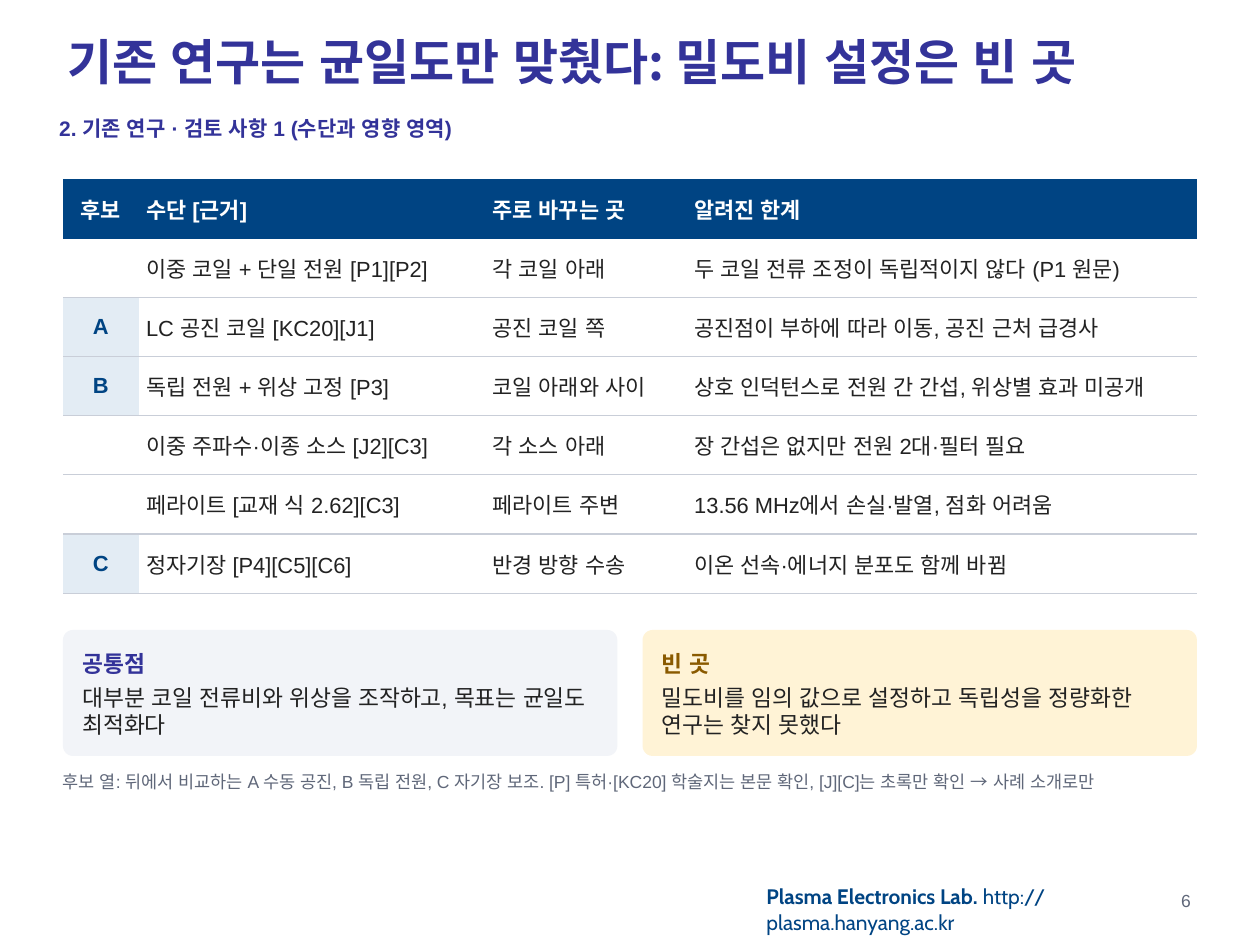
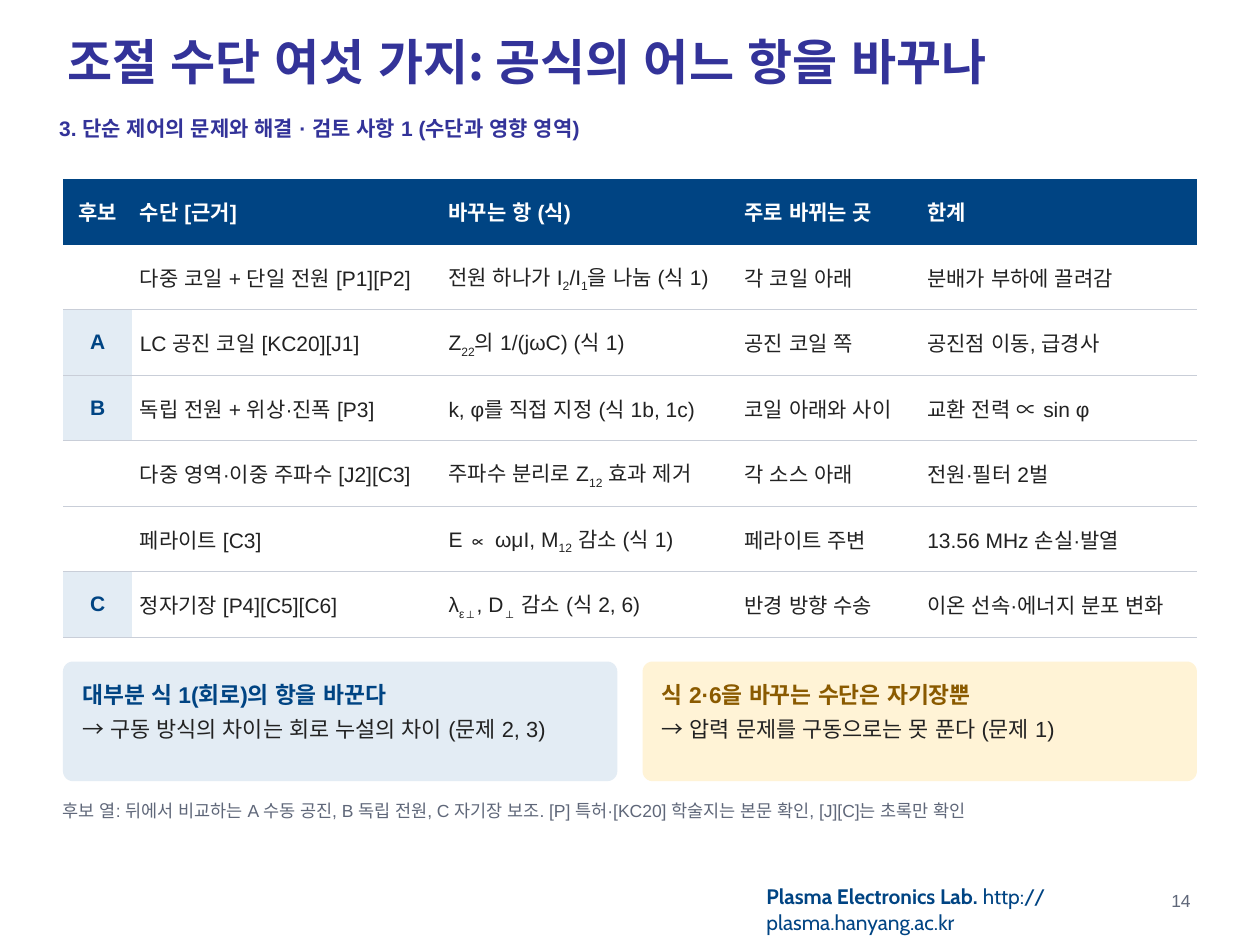
Before and after one commit to garlicjam-pyo/plasma, a slide deck: slide 14 of presentations/1차발표_최종.pptx (slide 6 before the commit). Drawn at 1260x945 pixels with LibreOffice and Linux fonts; fonts in the diff are those of the drawing; background and template pictures are left out. Boxes give left, top, right and bottom in pixels: in the first picture for what was removed or moved away, otherwise in the second. Text is boxed around its words. In the diff, an @@ line names an element or a change of style, - is before the commit and + after.

```diff
--- a/presentations/1차발표_최종.pptx
+++ b/presentations/1차발표_최종.pptx
@@ title at [67,38,986,85]: text changed @@
-기존 연구는 균일도만 맞췄다: 밀도비 설정은 빈 곳
+조절 수단 여섯 가지: 공식의 어느 항을 바꾸나
@@ text at [59,118,580,141]: text changed @@
-2. 기존 연구 · 검토 사항 1 (수단과 영향 영역)
+3. 단순 제어의 문제와 해결 · 검토 사항 1 (수단과 영향 영역)
@@ table at [63,179,1197,638] @@
-column 2: 수단 [근거] | 이중 코일 + 단일 전원 [P1][P2] | LC 공진 코일 [KC20][J1] | 독립 전원 + 위상 고정 [P3] | 이중 주파수·이종 소스 [J2][C3] | 페라이트 [교재 식 2.62][C3] | 정자기장 [P4][C5][C6]
-column 3: 주로 바꾸는 곳 | 각 코일 아래 | 공진 코일 쪽 | 코일 아래와 사이 | 각 소스 아래 | 페라이트 주변 | 반경 방향 수송
-column 4: 알려진 한계 | 두 코일 전류 조정이 독립적이지 않다 (P1 원문) | 공진점이 부하에 따라 이동, 공진 근처 급경사 | 상호 인덕턴스로 전원 간 간섭, 위상별 효과 미공개 | 장 간섭은 없지만 전원 2대·필터 필요 | 13.56 MHz에서 손실·발열, 점화 어려움 | 이온 선속·에너지 분포도 함께 바뀜
+column 2: 수단 [근거] | 다중 코일 + 단일 전원 [P1][P2] | LC 공진 코일 [KC20][J1] | 독립 전원 + 위상·진폭 [P3] | 다중 영역·이중 주파수 [J2][C3] | 페라이트 [C3] | 정자기장 [P4][C5][C6]
+column 3: 바꾸는 항 (식) | 전원 하나가 I2/I1을 나눔 (식 1) | Z22의 1/(jωC) (식 1) | k, φ를 직접 지정 (식 1b, 1c) | 주파수 분리로 Z12 효과 제거 | E ∝ ωμI, M12 감소 (식 1) | λε⊥, D⊥ 감소 (식 2, 6)
+column 4: 주로 바뀌는 곳 | 각 코일 아래 | 공진 코일 쪽 | 코일 아래와 사이 | 각 소스 아래 | 페라이트 주변 | 반경 방향 수송
+column 5: 한계 | 분배가 부하에 끌려감 | 공진점 이동, 급경사 | 교환 전력 ∝ sin φ | 전원·필터 2벌 | 13.56 MHz 손실·발열 | 이온 선속·에너지 분포 변화
@@ rounded rectangle removed at [63,630,617,756] @@
-공통점
-대부분 코일 전류비와 위상을 조작하고, 목표는 균일도 최적화다
@@ rounded rectangle removed at [643,630,1197,756] @@
-빈 곳
-밀도비를 임의 값으로 설정하고 독립성을 정량화한 연구는 찾지 못했다
@@ rounded rectangle added at [63,662,617,781], fill #E3ECF4, 12.5 pt, text #222222 @@
+대부분 식 1(회로)의 항을 바꾼다
+→ 구동 방식의 차이는 회로 누설의 차이 (문제 2, 3)
@@ rounded rectangle added at [643,662,1197,781], fill #FFF3D6, 12.5 pt, text #222222 @@
+식 2·6을 바꾸는 수단은 자기장뿐
+→ 압력 문제를 구동으로는 못 푼다 (문제 1)
@@ text at [63,802,966,821]: text changed @@
-후보 열: 뒤에서 비교하는 A 수동 공진, B 독립 전원, C 자기장 보조. [P] 특허·[KC20] 학술지는 본문 확인, [J][C]는 초록만 확인 → 사례 소개로만
+후보 열: 뒤에서 비교하는 A 수동 공진, B 독립 전원, C 자기장 보조. [P] 특허·[KC20] 학술지는 본문 확인, [J][C]는 초록만 확인
@@ page number at [1171,895,1190,907]: text changed @@
-6
+14
```
Also in this commit, not shown: 23 other slides changed, 12 slides added, 8 slides removed, 21 other files.
